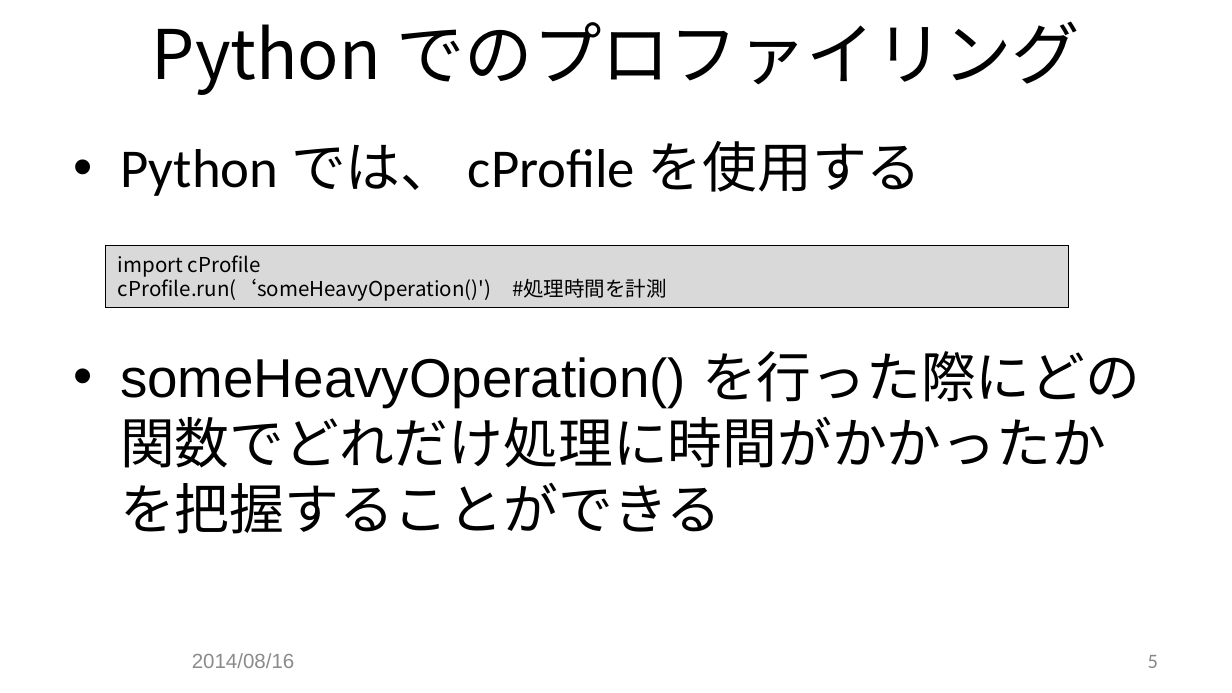
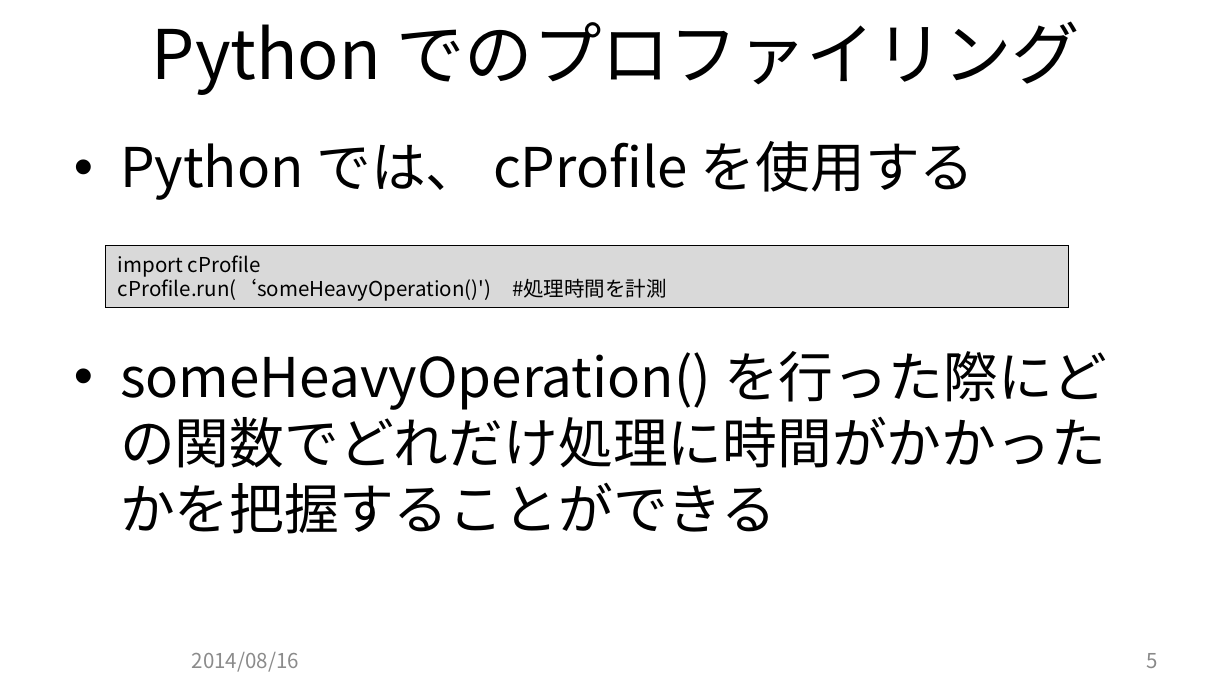
Before and after one commit to JCGS/CEDEC2014, a slide deck: slide 5 of chiyama/2014cedec_chiyama.pptx. Drawn at 1232x693 pixels with LibreOffice and Linux fonts; fonts in the diff are those of the drawing; background and template pictures are left out. Boxes give left, top, right and bottom in pixels: in the first picture for what was removed or moved away, otherwise in the second. Text is boxed around its words. In the diff, an @@ line names an element or a change of style, - is before the commit and + after.

```diff
--- a/chiyama/2014cedec_chiyama.pptx
+++ b/chiyama/2014cedec_chiyama.pptx
@@ text "Python では、 cProfile を使用する" at <box>120,141,975,200</box>: font Calibri to Noto Sans CJK JP @@
@@ text "someHeavyOperation() を行った際にどの関数でどれだけ処理に時間がかかったかを把握することができる" at <box>120,351,1107,534</box>: font Arial to Noto Sans CJK JP @@
@@ text "2014/08/16" at <box>192,652,299,672</box>: font Arial to Noto Sans CJK JP @@
@@ page number at <box>1147,653,1158,668</box>: font Calibri to Noto Sans CJK JP @@
```
Also in this commit, not shown: 9 other slides changed, 2 slides added.
